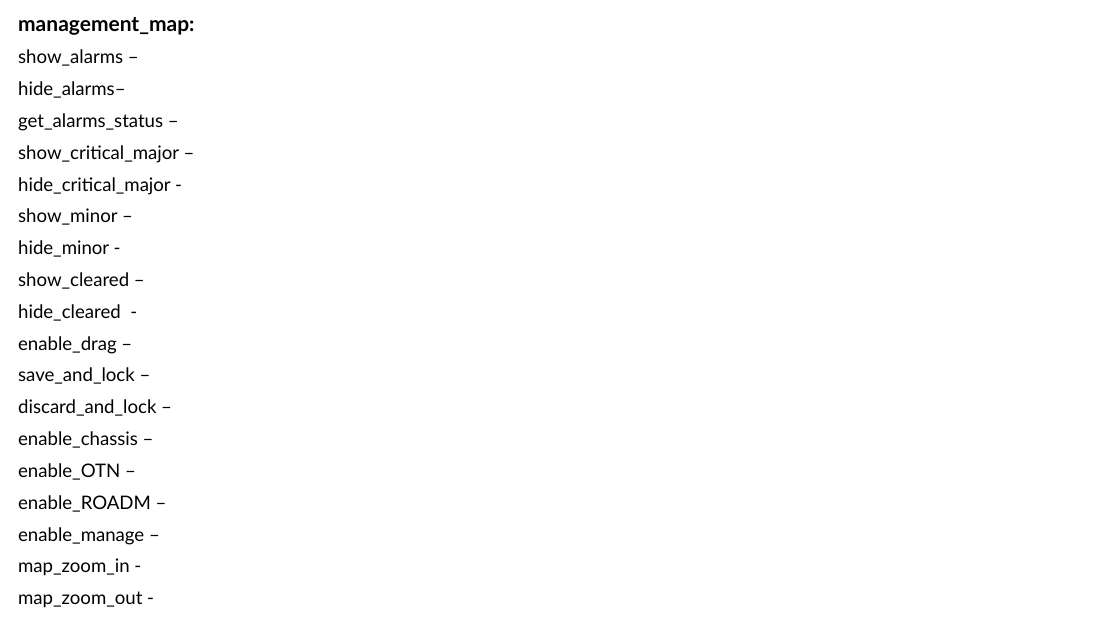
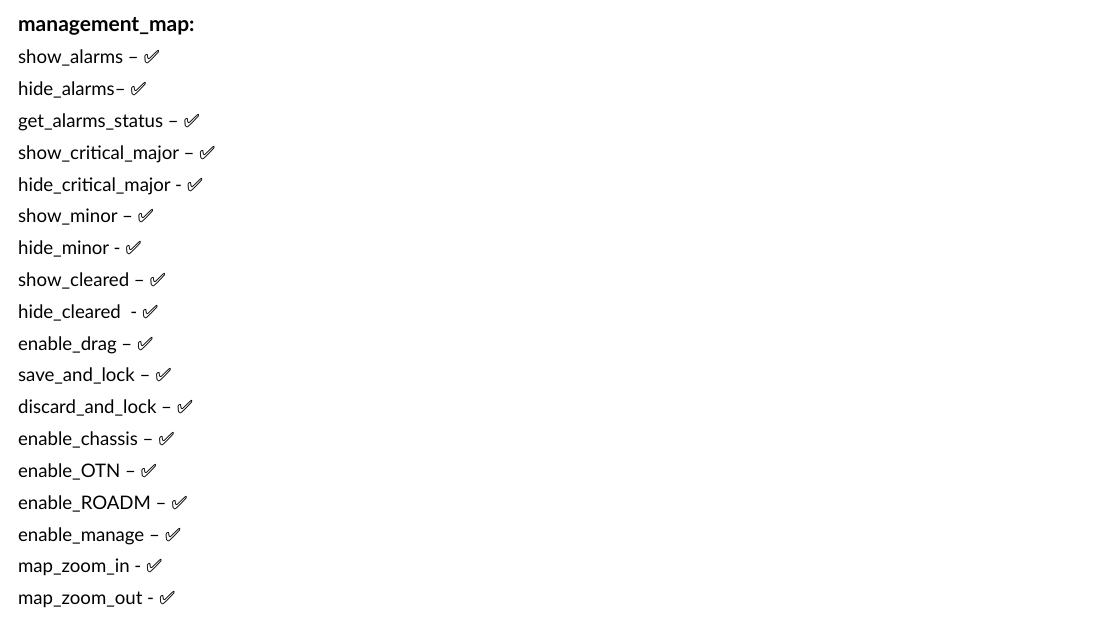
Before and after one commit to Yuval10Dahan/LightWatch_WEB, a slide deck: slide 3 of Docs/Progress_Check_Box.pptx. Drawn at 1120x630 pixels with LibreOffice and Linux fonts; fonts in the diff are those of the drawing. Boxes give left, top, right and bottom in pixels: in the first picture for what was removed or moved away, otherwise in the second. Text is boxed around its words. In the diff, an @@ line names an element or a change of style, - is before the commit and + after.

```diff
--- a/Docs/Progress_Check_Box.pptx
+++ b/Docs/Progress_Check_Box.pptx
@@ subtitle at <box>18,49,179,608</box>: text changed @@
-show_alarms –
-hide_alarms–
-get_alarms_status –
-show_critical_major –
-hide_critical_major -
-show_minor –
-hide_minor -
-show_cleared –
-hide_cleared -
-enable_drag –
-save_and_lock –
-discard_and_lock –
-enable_chassis –
-enable_OTN –
-enable_ROADM –
-enable_manage –
-map_zoom_in -
-map_zoom_out -
+show_alarms – ✅
+hide_alarms– ✅
+get_alarms_status – ✅
+show_critical_major – ✅
+hide_critical_major - ✅
+show_minor – ✅
+hide_minor - ✅
+show_cleared – ✅
+hide_cleared - ✅
+enable_drag – ✅
+save_and_lock – ✅
+discard_and_lock – ✅
+enable_chassis – ✅
+enable_OTN – ✅
+enable_ROADM – ✅
+enable_manage – ✅
+map_zoom_in - ✅
+map_zoom_out - ✅
```
Also in this commit, not shown: 7 other slides changed, 3 slides added, 14 other files.
